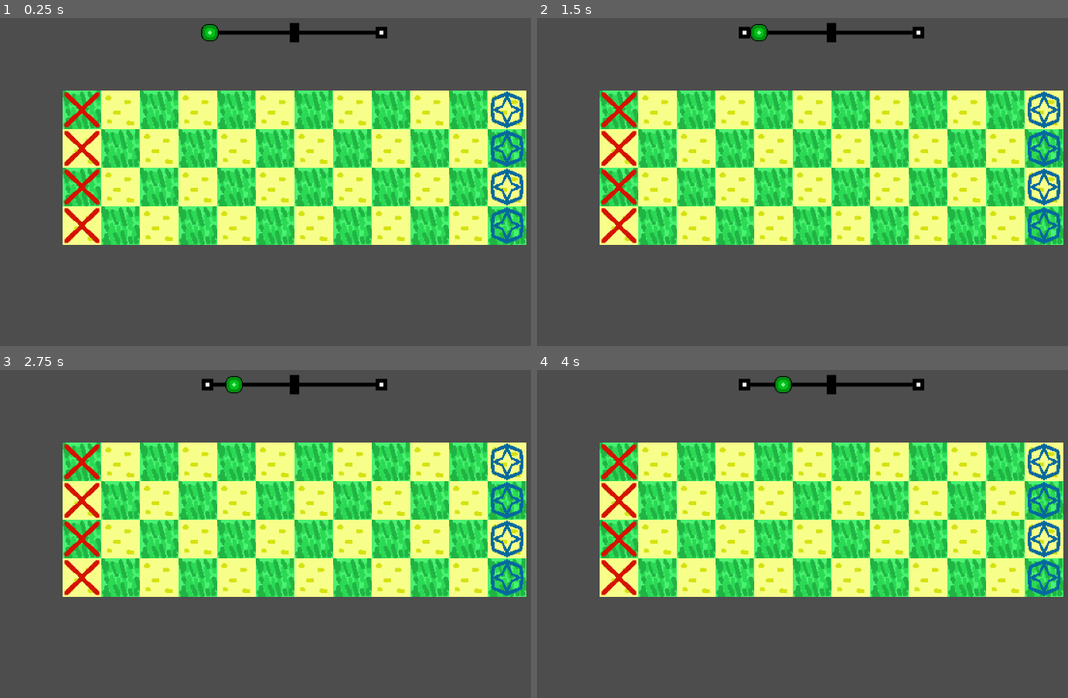
Above: before the commit, frames 1-4 (two rows, left to right).
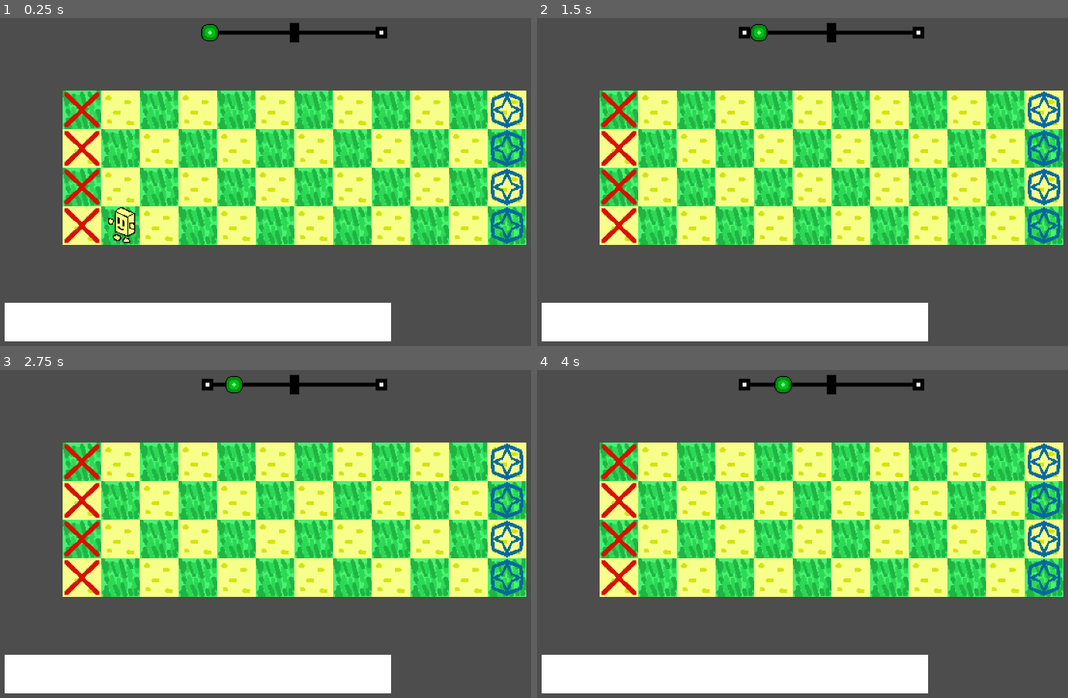
Above: after the commit, the same moments.

Repository: pupungeggang4/Godot-Defense
Game: Godot game, scene res://Scene/defense.tscn
The game is run twice, just before and just after one commit, with the same random seed, the same clock (stepped at 60 frames per second) and the same inputs.
Inputs:
- Up to frame 1 (0.25 s): no input
- Up to frame 2 (1.5 s): no input
- Up to frame 3 (2.75 s): tap Enter at 2 s
- Up to frame 4 (4 s): tap Space at 2.75 s; tap Enter at 3.5 s

The runs differ from the first frame. In frame 1, 8.9% of the frame differs, in the area x 0-74%, y 57-99%; in frame 2, 8.6%; in frame 3, 8.6%; in frame 4, 8.6%.

Commit message:
Unit Handle

Diff:
--- a/Game/Scene/Thing/end_point.tscn
+++ b/Game/Scene/Thing/end_point.tscn
@@ -1,8 +1,20 @@
-[gd_scene load_steps=2 format=3 uid="uid://yvep8smkeksl"]
+[gd_scene load_steps=4 format=3 uid="uid://yvep8smkeksl"]
 
-[ext_resource type="Texture2D" uid="uid://b5snewvliepp2" path="res://Image/EndPoint.png" id="1_peb0s"]
+[ext_resource type="Script" uid="uid://b57ix1jypxq63" path="res://Script/Thing/end_point.gd" id="1_m1o5f"]
+[ext_resource type="Texture2D" uid="uid://dxputcl28jdn1" path="res://Image/EndPoint.png" id="1_peb0s"]
+
+[sub_resource type="RectangleShape2D" id="RectangleShape2D_m1o5f"]
+size = Vector2(80, 80)
 
 [node name="EndPoint" type="Node2D"]
+script = ExtResource("1_m1o5f")
 
 [node name="EndPoint" type="Sprite2D" parent="."]
 texture = ExtResource("1_peb0s")
+
+[node name="CollideArea" type="Area2D" parent="."]
+
+[node name="CollisionShape2D" type="CollisionShape2D" parent="CollideArea"]
+shape = SubResource("RectangleShape2D_m1o5f")
+
+[connection signal="area_entered" from="CollideArea" to="." method="_on_collide_area_area_entered"]
--- a/Game/Scene/Thing/spawn_point.tscn
+++ b/Game/Scene/Thing/spawn_point.tscn
@@ -1,8 +1,10 @@
-[gd_scene load_steps=2 format=3 uid="uid://c3bchg64clwl0"]
+[gd_scene load_steps=3 format=3 uid="uid://c3bchg64clwl0"]
 
-[ext_resource type="Texture2D" uid="uid://wr5ko80x26g7" path="res://Image/SpawnPoint.png" id="1_rjvpi"]
+[ext_resource type="Script" uid="uid://cx7if5kgsv6px" path="res://Script/Thing/spawn_point.gd" id="1_2u675"]
+[ext_resource type="Texture2D" uid="uid://dhbb78gsrciaa" path="res://Image/SpawnPoint.png" id="1_rjvpi"]
 
 [node name="SpawnPoint" type="Node2D"]
+script = ExtResource("1_2u675")
 
 [node name="SpawnPoint" type="Sprite2D" parent="."]
 texture = ExtResource("1_rjvpi")
--- /dev/null
+++ b/Game/Scene/Thing/unit.tscn
@@ -0,0 +1,18 @@
+[gd_scene load_steps=4 format=3 uid="uid://b6ruovi8fj5b"]
+
+[ext_resource type="Script" uid="uid://u63qoltoan7h" path="res://Script/Thing/unit.gd" id="1_iqq80"]
+[ext_resource type="Texture2D" uid="uid://dedqy4mgag3c" path="res://Image/Card/Card001.png" id="2_i8xqt"]
+
+[sub_resource type="RectangleShape2D" id="RectangleShape2D_iqq80"]
+size = Vector2(80, 80)
+
+[node name="Unit" type="Node2D"]
+script = ExtResource("1_iqq80")
+
+[node name="Card001" type="Sprite2D" parent="."]
+texture = ExtResource("2_i8xqt")
+
+[node name="CollisionArea" type="Area2D" parent="."]
+
+[node name="CollisionShape2D" type="CollisionShape2D" parent="CollisionArea"]
+shape = SubResource("RectangleShape2D_iqq80")
--- a/Game/Scene/defense.tscn
+++ b/Game/Scene/defense.tscn
@@ -1,9 +1,10 @@
-[gd_scene load_steps=5 format=4 uid="uid://cnwmweaccuqk0"]
+[gd_scene load_steps=6 format=4 uid="uid://cnwmweaccuqk0"]
 
 [ext_resource type="TileSet" uid="uid://cnjgqukgltxva" path="res://Resource/tile_plains.tres" id="1_ic810"]
 [ext_resource type="Script" uid="uid://dnpvartfq3blf" path="res://Script/Thing/spawn.gd" id="2_4g4ur"]
 [ext_resource type="PackedScene" uid="uid://ctitte07h7p5q" path="res://Scene/wave_info.tscn" id="2_pwfxc"]
 [ext_resource type="Script" uid="uid://efqom7b0v1hx" path="res://Script/Thing/end.gd" id="3_sverw"]
+[ext_resource type="PackedScene" uid="uid://b6ruovi8fj5b" path="res://Scene/Thing/unit.tscn" id="4_3uub6"]
 
 [node name="Defense" type="Node2D"]
 
@@ -16,6 +17,9 @@
 [node name="EmptyTile" type="Node2D" parent="Field"]
 
 [node name="Unit" type="Node2D" parent="Field"]
+
+[node name="Unit2" parent="Field/Unit" instance=ExtResource("4_3uub6")]
+position = Vector2(327, 518)
 
 [node name="Spawn" type="Node2D" parent="Field"]
 script = ExtResource("2_4g4ur")
@@ -35,4 +39,11 @@
 offset_right = 40.0
 offset_bottom = 40.0
 
+[node name="ColorRect" type="ColorRect" parent="Lower"]
+layout_mode = 0
+offset_left = 40.0
+offset_top = 680.0
+offset_right = 840.0
+offset_bottom = 760.0
+
 [node name="WaveInfo" parent="." instance=ExtResource("2_pwfxc")]
--- /dev/null
+++ b/Game/Script/Thing/end_point.gd
@@ -0,0 +1,7 @@
+extends Node
+
+@onready var node_unit_list = get_tree().current_scene.get_node('Field/Unit')
+
+func _on_collide_area_area_entered(area: Area2D) -> void:
+    var node_unit = area.get_parent()
+    node_unit_list.remove_child(node_unit)
--- /dev/null
+++ b/Game/Script/Thing/spawn_point.gd
@@ -0,0 +1 @@
+extends Node
--- /dev/null
+++ b/Game/Script/Thing/unit.gd
@@ -0,0 +1,4 @@
+extends Node2D
+
+func _process(delta: float) -> void:
+    position.x -= 3.0
Not shown, added: Game/Script/Thing/end_point.gd.uid
Not shown, added: Game/Script/Thing/spawn_point.gd.uid
Not shown, added: Game/Script/Thing/unit.gd.uid
